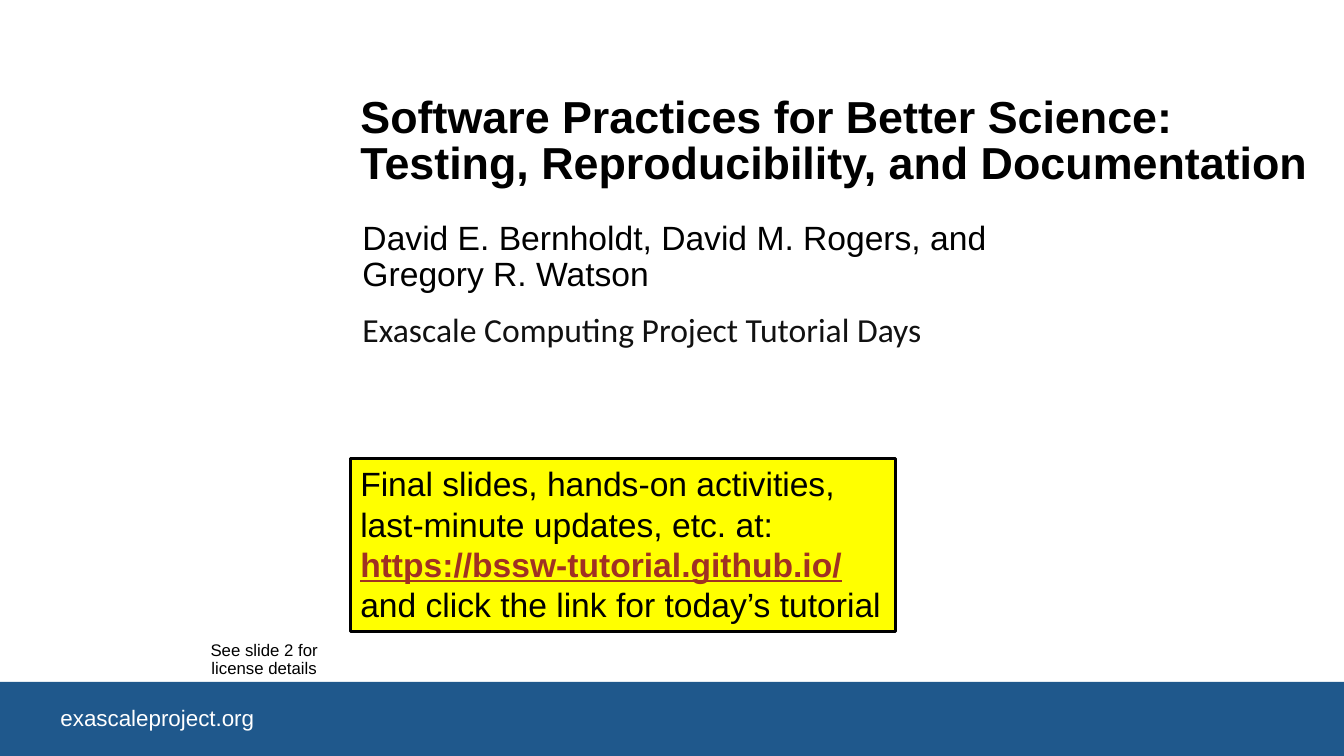
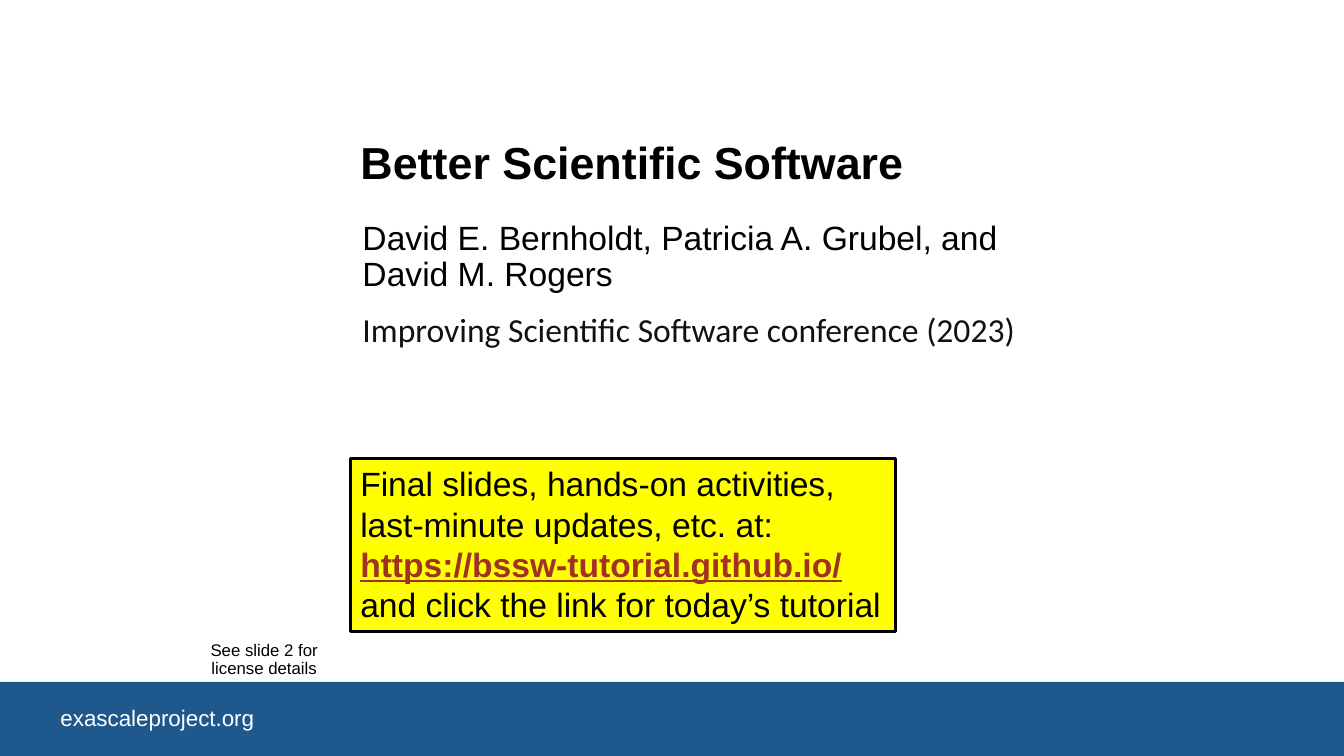
Before and after one commit to bssw-tutorial/presentations, a slide deck: slide 1 of intro.pptx. Drawn at 1344x756 pixels with LibreOffice and Linux fonts; fonts in the diff are those of the drawing; background and template pictures are left out. Boxes give left, top, right and bottom in pixels: in the first picture for what was removed or moved away, otherwise in the second. Text is boxed around its words. In the diff, an @@ line names an element or a change of style, - is before the commit and + after.

```diff
--- a/intro.pptx
+++ b/intro.pptx
@@ title at bbox=[360, 146, 903, 180]: text changed @@
-Software Practices for Better Science: Testing, Reproducibility, and Documentation
+Better Scientific Software
@@ subtitle at bbox=[362, 225, 1014, 348]: text changed @@
-David E. Bernholdt, David M. Rogers, and Gregory R. Watson
-Exascale Computing Project Tutorial Days
+David E. Bernholdt, Patricia A. Grubel, and David M. Rogers
+Improving Scientific Software conference (2023)
```
Also in this commit, not shown: 4 other slides changed, 8 other files.
